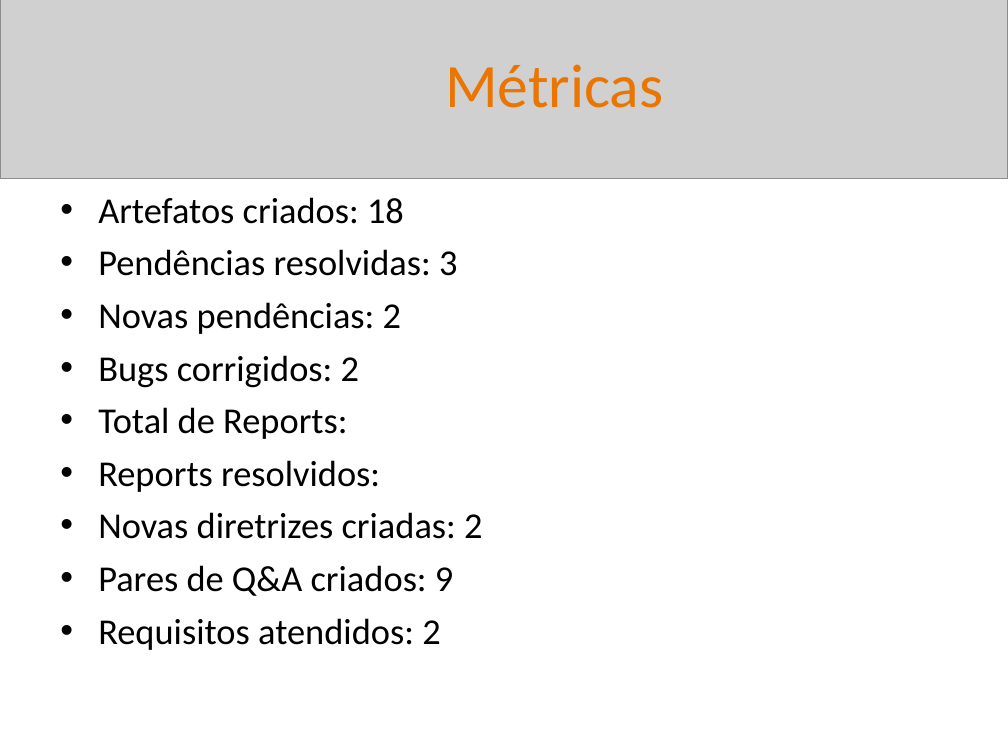
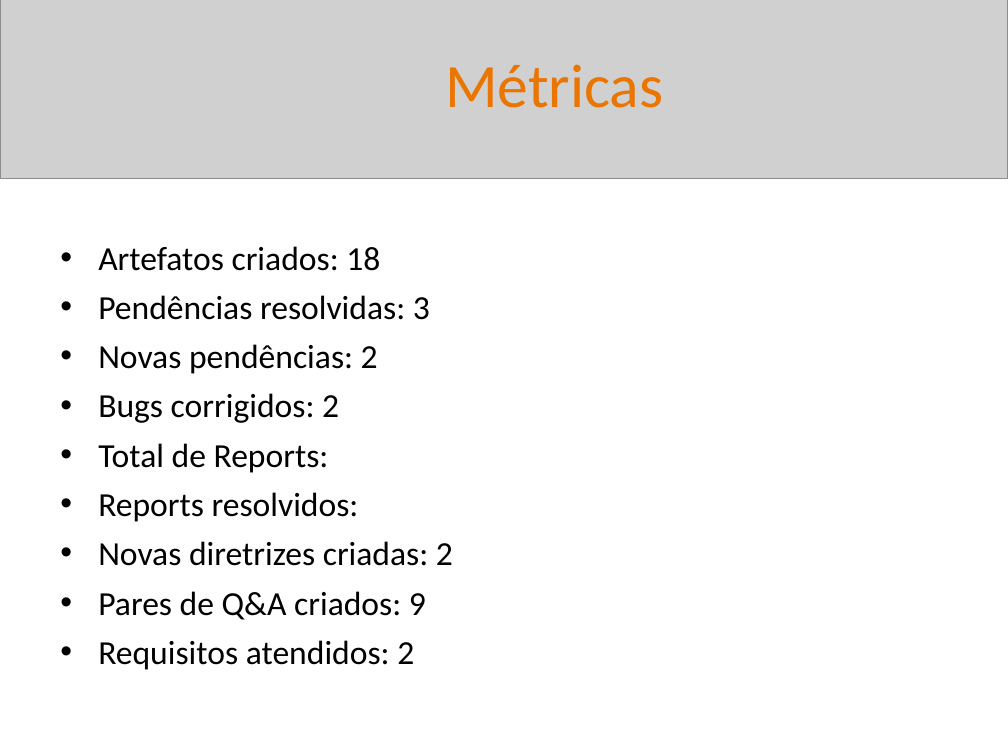
Before and after one commit to BetoFigu66/AgenteAssistenteDeVendas, a slide deck: slide 15 of artefatos/gerente_de_projetos/reports/sprint_02_20260510_Interno.pptx. Drawn at 1008x756 pixels with LibreOffice and Linux fonts; fonts in the diff are those of the drawing; grey boxes stand for pictures. Boxes give left, top, right and bottom in pixels: in the first picture for what was removed or moved away, otherwise in the second. Text is boxed around its words. In the diff, an @@ line names an element or a change of style, - is before the commit and + after.

Commit message:
Evolução do gerente de projetos na geração de sprint report.

```diff
--- a/artefatos/gerente_de_projetos/reports/sprint_02_20260510_Interno.pptx
+++ b/artefatos/gerente_de_projetos/reports/sprint_02_20260510_Interno.pptx
@@ text "Artefatos criados: 18": place and size @@
-text "Artefatos criados: 18" at (98,197,482,650)
+text "Artefatos criados: 18" at (98,246,453,670)
@@ text "Artefatos criados: 18" at (98,246,453,670): size 26 to 24 pt @@
```
Also in this commit, not shown: 9 other slides changed, 22 slides added, 9 slides removed, 12 other files.
